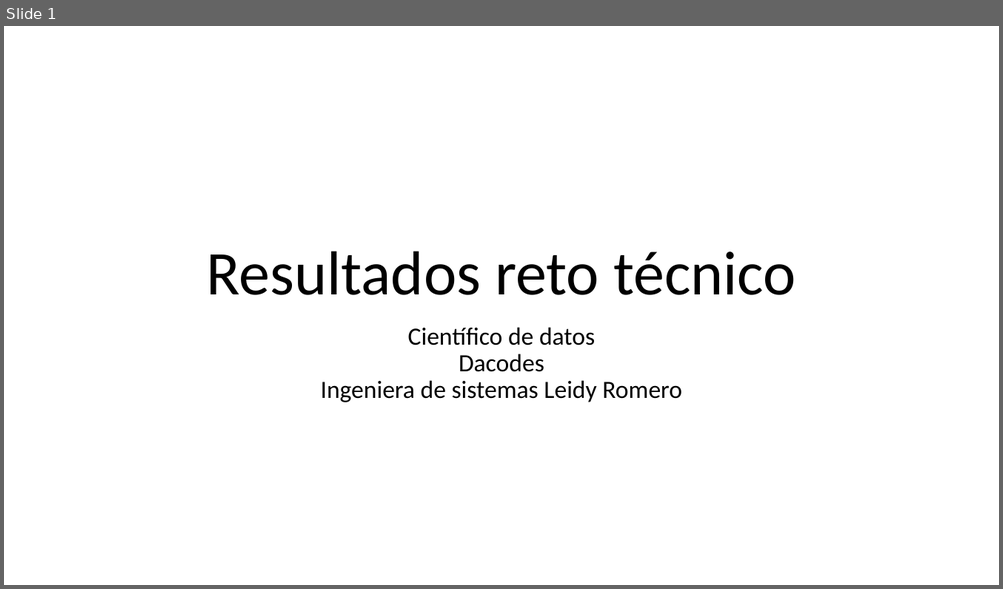
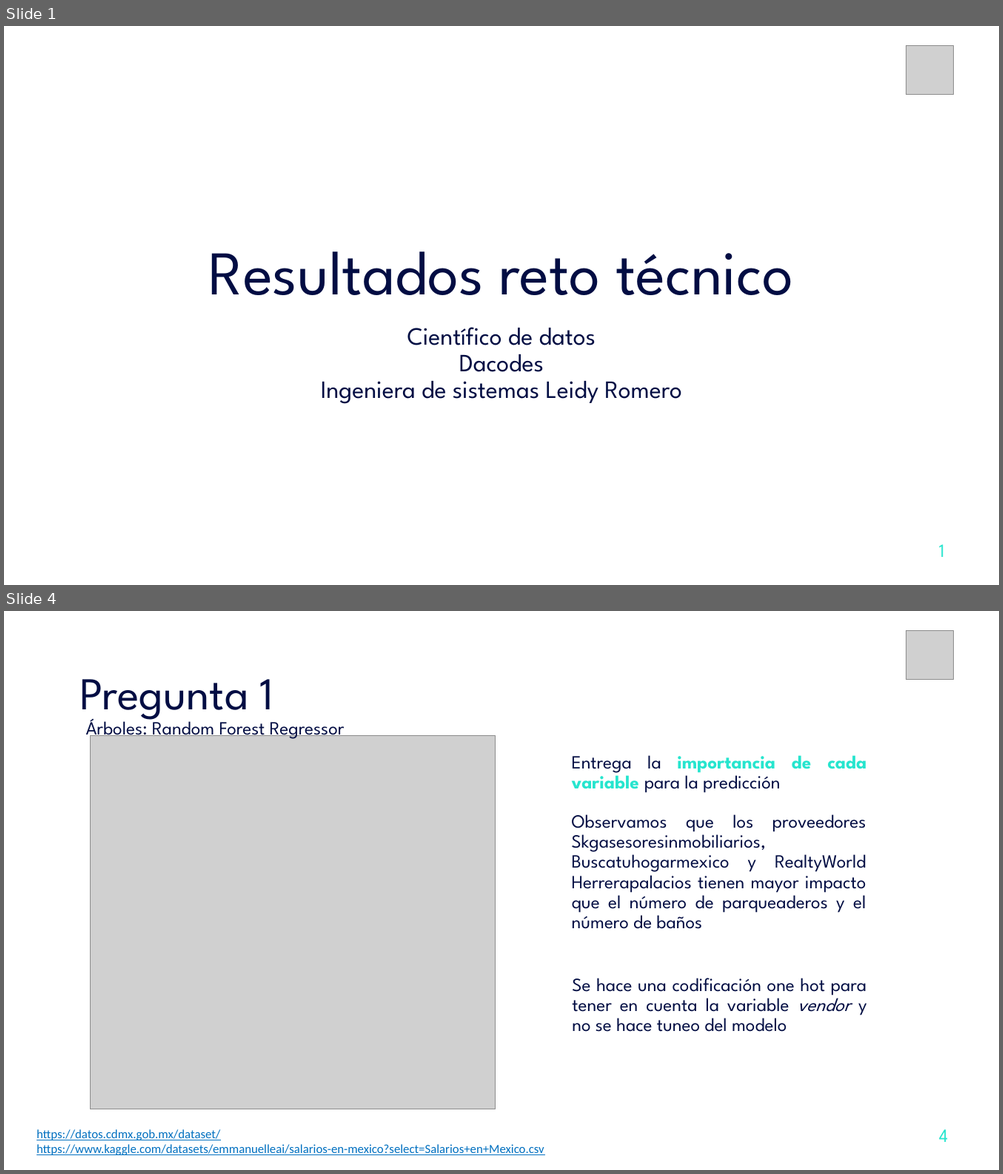
Before and after one commit to LeidyRomero/dacodes_reto, a slide deck: Presentacion corporativa.pptx. Shown one above the other, each under a label of ours: slide 1 before the commit, slides 1 and 4 after it; the slides between them are not shown. The pictures are 1003x589 and 1003x1174 pixels, drawn with LibreOffice and Linux fonts; fonts in the diff are those of the drawing; grey boxes stand for pictures. Boxes give left, top, right and bottom in pixels: in the first picture for what was removed or moved away, otherwise in the second. Text is boxed around its words. In the diff, an @@ line names an element or a change of style, - is before the commit and + after.

```diff
--- a/Presentacion corporativa.pptx
+++ b/Presentacion corporativa.pptx
@@ slide 4 added at <box>4,611,999,1170</box>, background #FFFFFF @@
@@ picture added at <box>905,630,953,680</box> @@
@@ title added at <box>79,679,274,723</box>, 44 pt, text #020D43 @@
+Pregunta 1
@@ text added at <box>86,715,344,741</box>, 18 pt, text #020D43 @@
+Árboles: Random Forest Regressor
@@ picture added at <box>90,735,495,1110</box> @@
@@ text added at <box>572,755,866,793</box>, 18 pt, text #020D43 @@
+Entrega la importancia de cada variable para la predicción
@@ text added at <box>572,815,866,929</box>, 18 pt, text #020D43 @@
+Observamos que los proveedores Skgasesoresinmobiliarios, Buscatuhogarmexico y RealtyWorld Herrerapalacios tienen mayor impacto que el número de parqueaderos y el número de baños
@@ text added at <box>572,978,866,1032</box>, 18 pt, text #020D43 @@
+Se hace una codificación one hot para tener en cuenta la variable vendor y no se hace tuneo del modelo
@@ text added at <box>37,1130,544,1156</box>, 12 pt, text #0070C0, underline @@
+https://datos.cdmx.gob.mx/dataset/
+https://www.kaggle.com/datasets/emmanuelleai/salarios-en-mexico?select=Salarios+en+Mexico.csv
@@ text added at <box>939,1130,948,1142</box>, 18 pt, text #26E5CE @@
+4
@@ slide 1 changed as well @@
@@ picture added at <box>905,45,953,95</box> @@
@@ title "Resultados reto técnico" at <box>209,252,793,295</box>: font Calibri to League Spartan, text colour #000000 to #020D43 @@
@@ subtitle "Científico de datos Dacodes Ingeniera ..." at <box>321,327,681,404</box>: font Calibri to League Spartan, text colour #000000 to #020D43 @@
@@ text added at <box>939,545,945,557</box>, 18 pt, text #26E5CE @@
+1
```
Also in this commit, not shown: 2 other slides changed, 4 other slides added, 2 slides removed.
